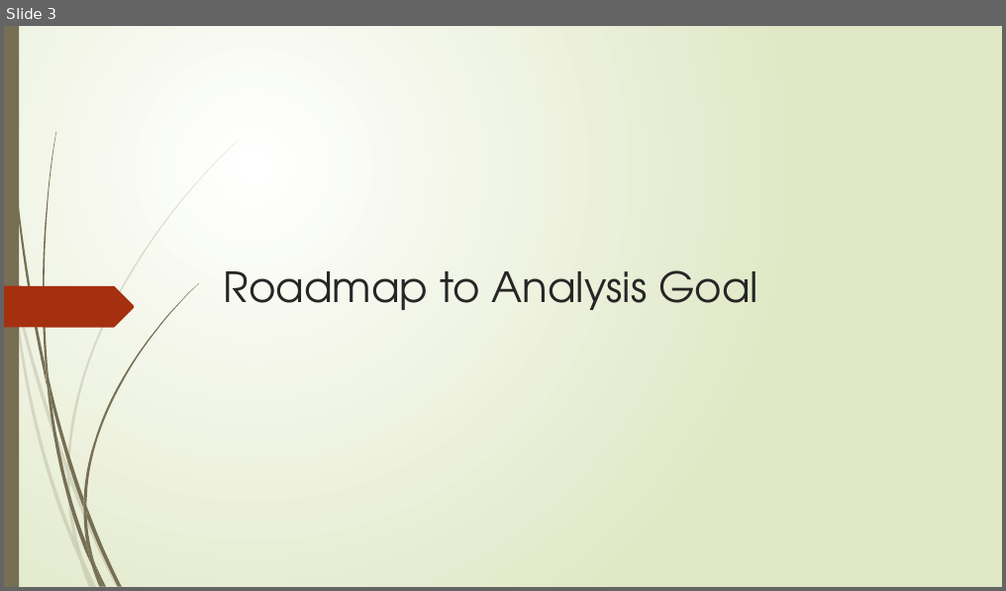
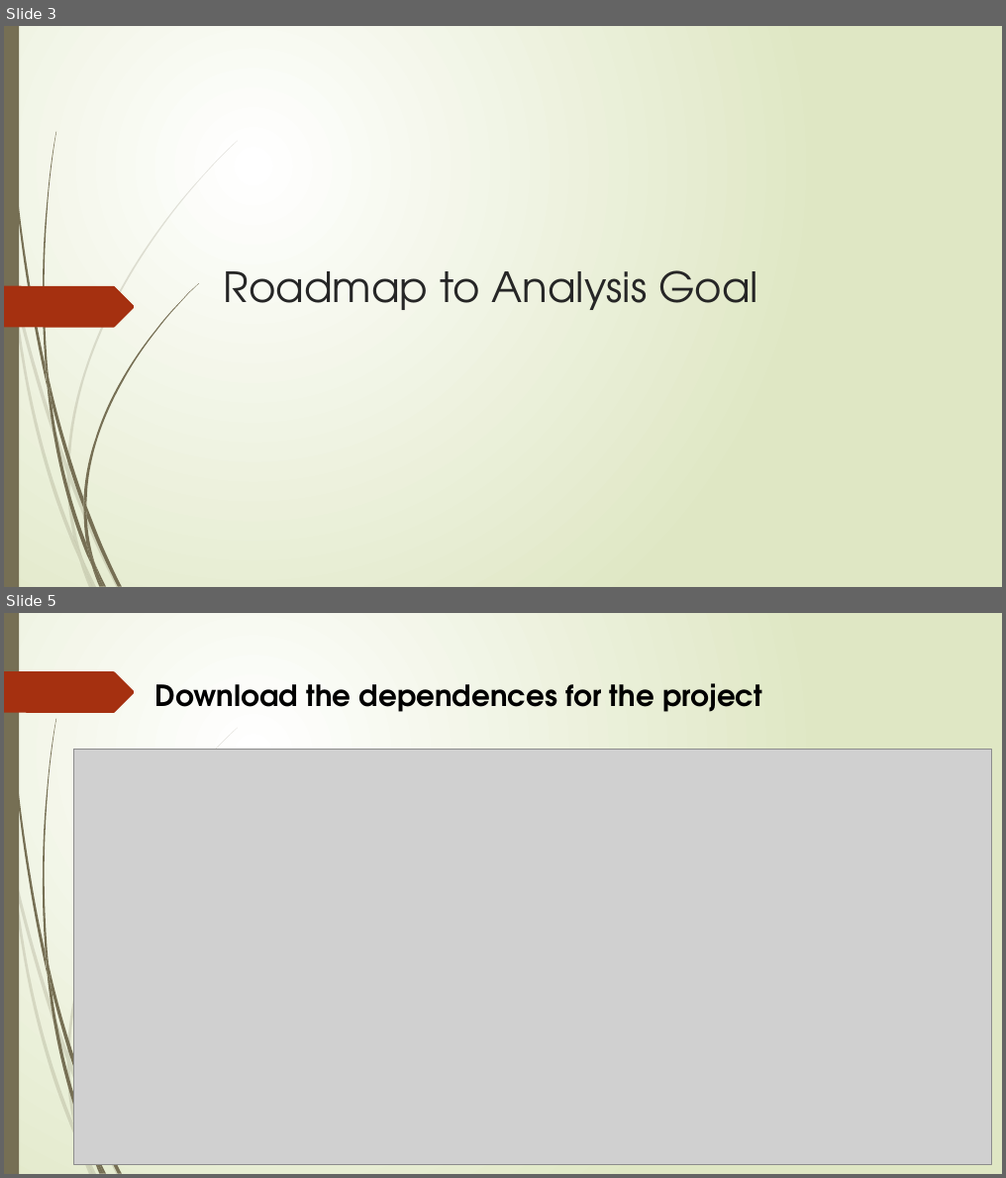
Before and after one commit to ameralbuttma/Coursera_Capstone_12_24_2020, a slide deck: Halal Food Provider in Ohio_USA.pptx. Shown one above the other, each under a label of ours: slide 3 before the commit, slides 3 and 5 after it; the slides between them are not shown. The pictures are 1006x591 and 1006x1178 pixels, drawn with LibreOffice and Linux fonts; fonts in the diff are those of the drawing; grey boxes stand for pictures. Boxes give left, top, right and bottom in pixels: in the first picture for what was removed or moved away, otherwise in the second. Text is boxed around its words. In the diff, an @@ line names an element or a change of style, - is before the commit and + after.

```diff
--- a/Halal Food Provider in Ohio_USA.pptx
+++ b/Halal Food Provider in Ohio_USA.pptx
@@ slide 5 added at bbox=[4, 613, 1002, 1174], background gradient #FFFFFF to #DFE8C4; not listed: 20 template elements that a slide beside it also shows @@
@@ freeform shape added at bbox=[4, 671, 135, 713], fill #A53010 @@
@@ text added at bbox=[155, 683, 762, 712], 28 pt, text #000000, bold @@
+Download the dependences for the project
@@ picture added at bbox=[73, 750, 991, 1164] @@
```
Also in this commit, not shown: 1 slide changed, 16 other slides added, 1 other file.
